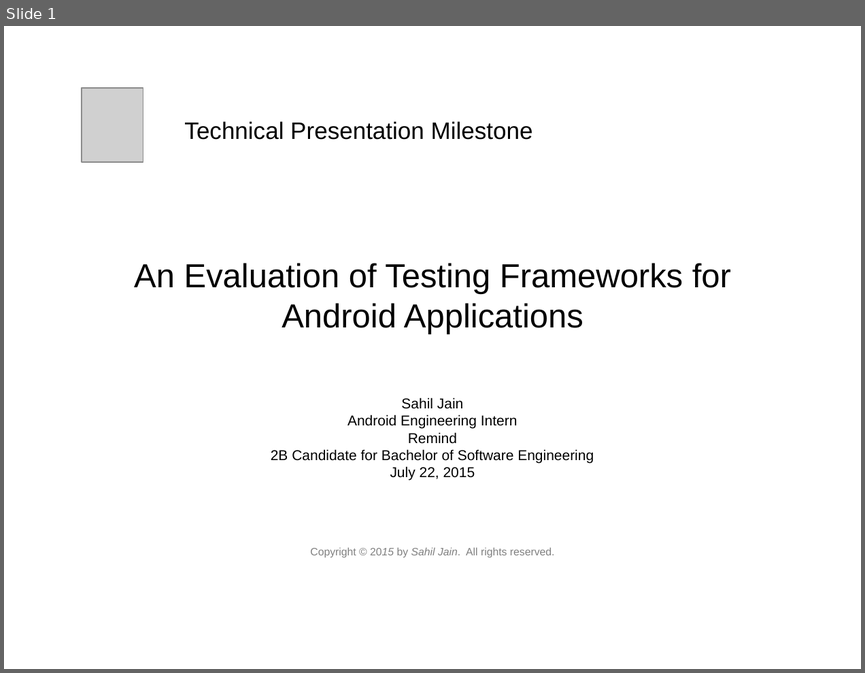
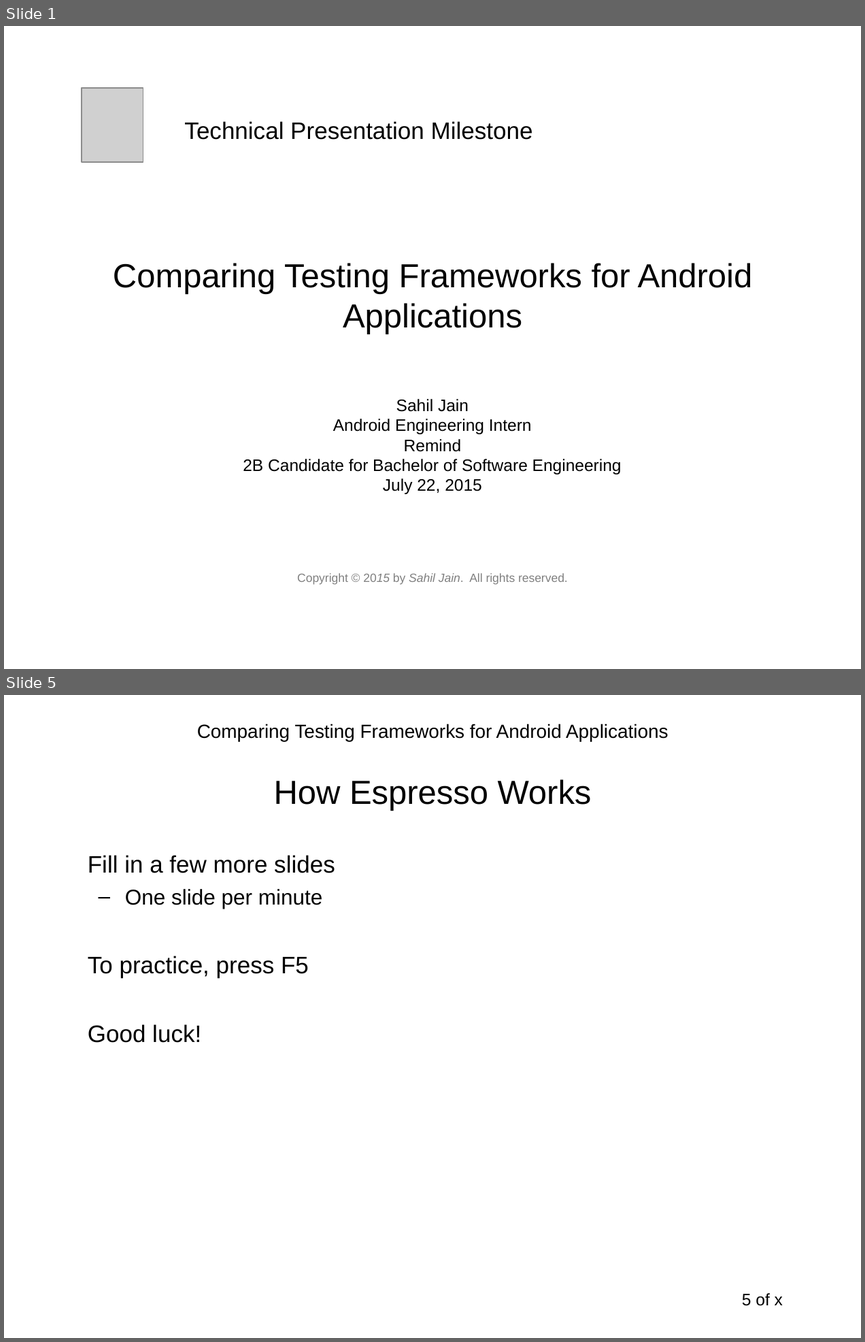
Before and after one commit to sahiljain/tpm, a slide deck: s44jain_tpm.ppt. Shown one above the other, each under a label of ours: slide 1 before the commit, slides 1 and 5 after it; the slides between them are not shown. The pictures are 865x673 and 865x1342 pixels, drawn with LibreOffice and Linux fonts; fonts in the diff are those of the drawing; grey boxes stand for pictures. Boxes give left, top, right and bottom in pixels: in the first picture for what was removed or moved away, otherwise in the second. Text is boxed around its words. In the diff, an @@ line names an element or a change of style, - is before the commit and + after.

```diff
--- a/s44jain_tpm.ppt
+++ b/s44jain_tpm.ppt
@@ slide 5 added at bbox=[4, 695, 861, 1338], background #FFFFFF @@
@@ text added at bbox=[197, 724, 668, 741], 16 pt, text #000000 @@
+Comparing Testing Frameworks for Android Applications
@@ title added at bbox=[274, 779, 592, 811], 28 pt, text #000000 @@
+How Espresso Works
@@ text added at bbox=[88, 855, 335, 1042], 20 pt, text #000000 @@
+Fill in a few more slides
+  – One slide per minute
+To practice, press F5
+Good luck!
@@ page number added at bbox=[742, 1293, 783, 1306], 14 pt, text #000000 @@
+5 of x
@@ slide 1 changed as well @@
@@ title at bbox=[113, 263, 753, 334]: text changed @@
-An Evaluation of Testing Frameworks for Android Applications
+Comparing Testing Frameworks for Android Applications
@@ subtitle "Sahil Jain Android Engineering Intern ..." at bbox=[243, 399, 621, 584]: size 12 to 14 pt in "Sahil Jain Android Engineering Intern Remind 2B ..."; size 9 to 10 pt in "Copyright © 2015 by Sahil Jain. All ..." @@
```
Also in this commit, not shown: 2 other slides changed, 12 other slides added, 15 slides removed.
